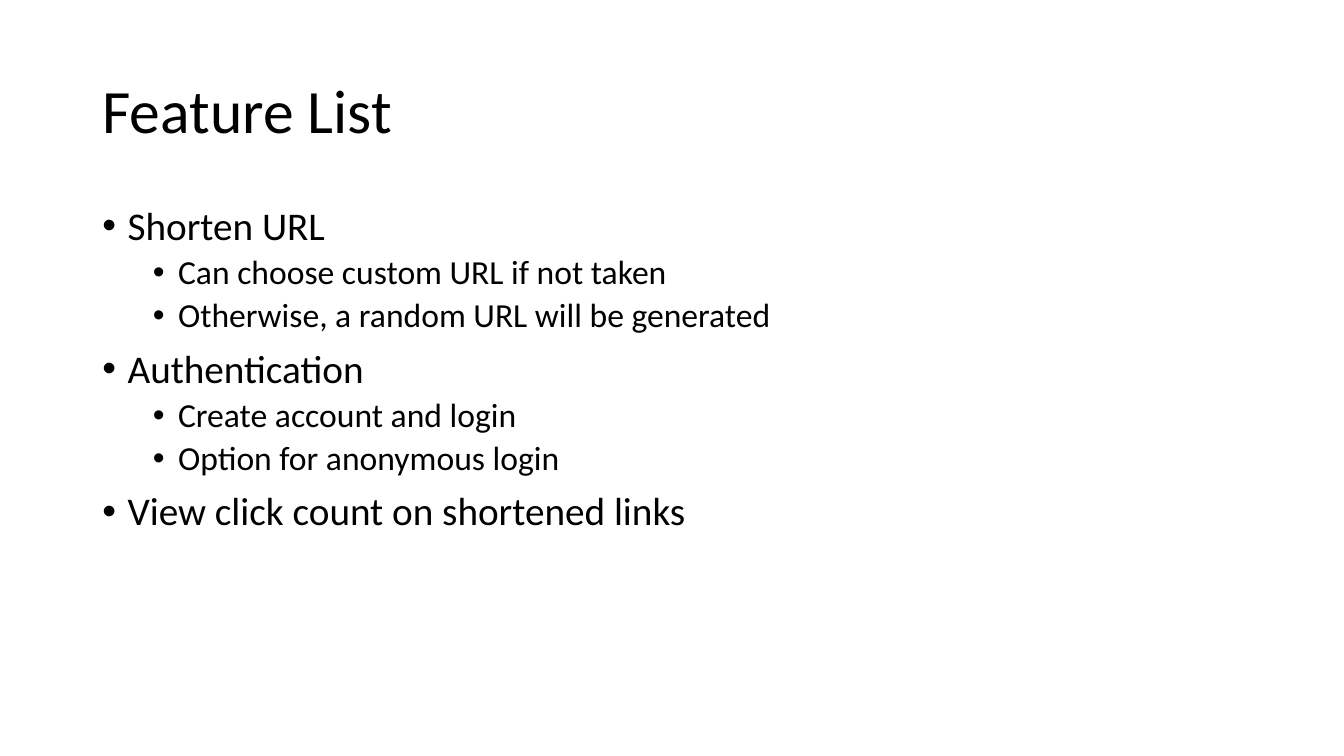
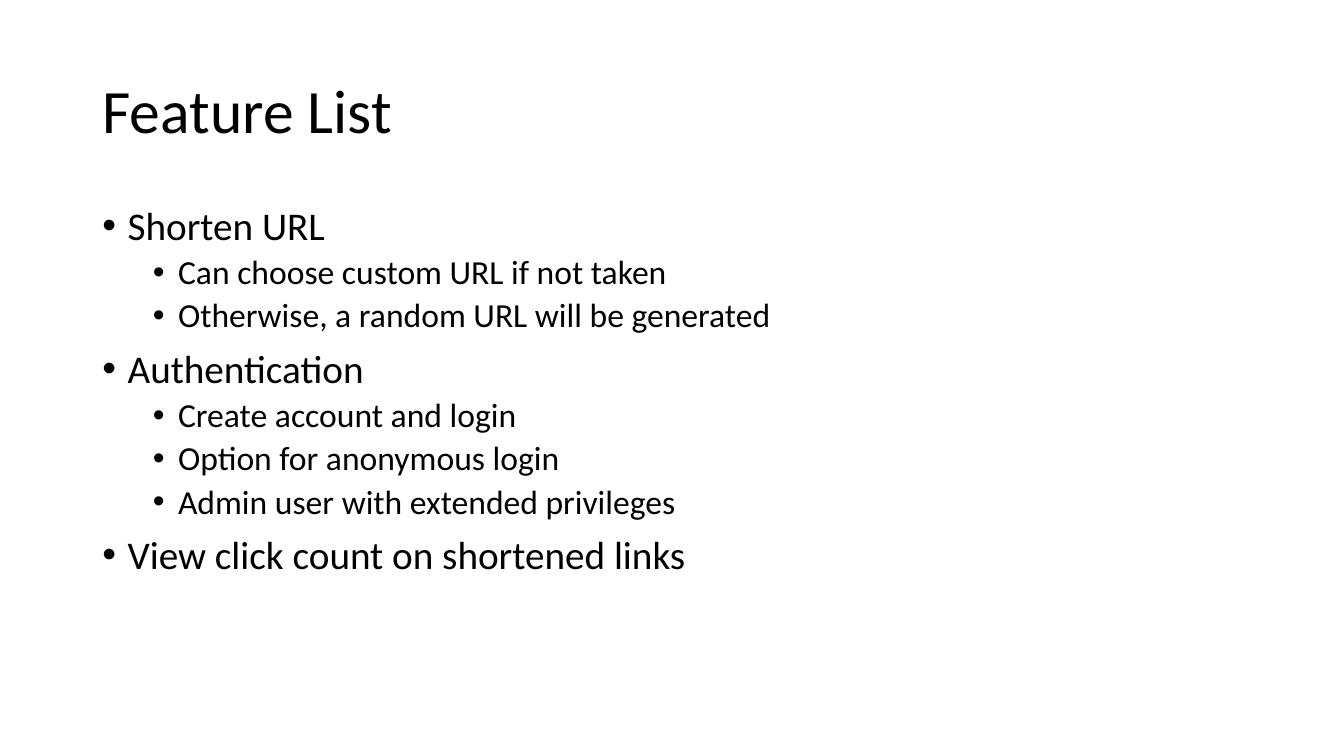
Before and after one commit to Assaf-Alon/url-shortener, a slide deck: slide 4 of administrative/design.pptx. Drawn at 1344x756 pixels with LibreOffice and Linux fonts; fonts in the diff are those of the drawing. Boxes give left, top, right and bottom in pixels: in the first picture for what was removed or moved away, otherwise in the second. Text is boxed around its words. In the diff, an @@ line names an element or a change of style, - is before the commit and + after.

```diff
--- a/administrative/design.pptx
+++ b/administrative/design.pptx
@@ text at [178, 490, 676, 520]: paragraph added @@
+  • Admin user with extended privileges
```
Also in this commit, not shown: 2 other slides changed.
